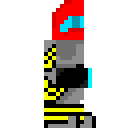
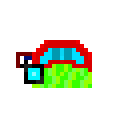
Layered file, before and after one edit (128x128). Changes by layer:
hid "Layer 4" over [56,44,92,88]
hid "Layer 6" over [44,104,80,128]
hid "Layer 5" over [60,104,96,128]
added group "Right running" with 4 layers above "Slime" over [20,4,96,128]
hid "Slime" (4th of 16) over [44,0,84,104]
added group "Slime Gunner" with 20 layers above "Background" over [16,32,92,92]
added group "Side View" with 4 layers in group "Slime Gunner" over [36,36,92,88]
added group "Gunner slime FRont View" with 8 layers in group "Slime Gunner" over [16,32,92,92]
added layer "Layer 17" in group "Gunner slime FRont View" over [16,52,44,84]
added layer "Slime" (15th of 16, in "Slime Gunner" › "Gunner slime FRont View") in group "Gunner slime FRont View" over [32,40,92,88]
